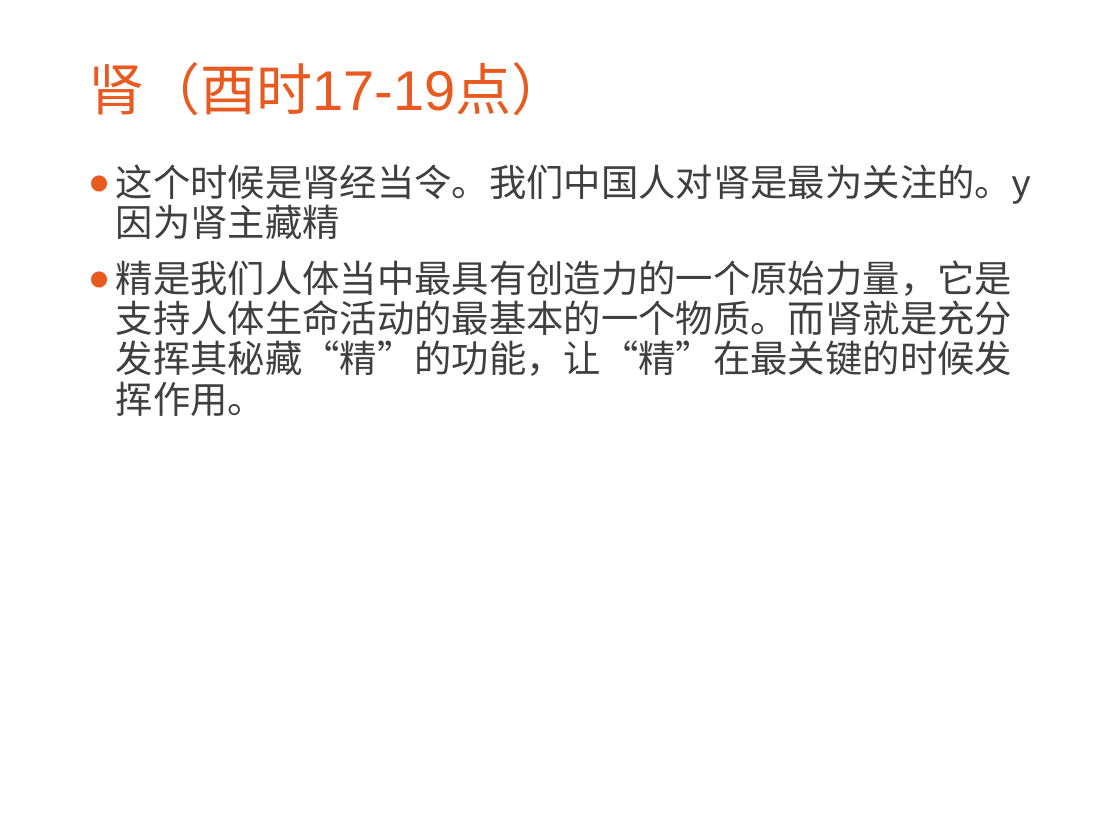
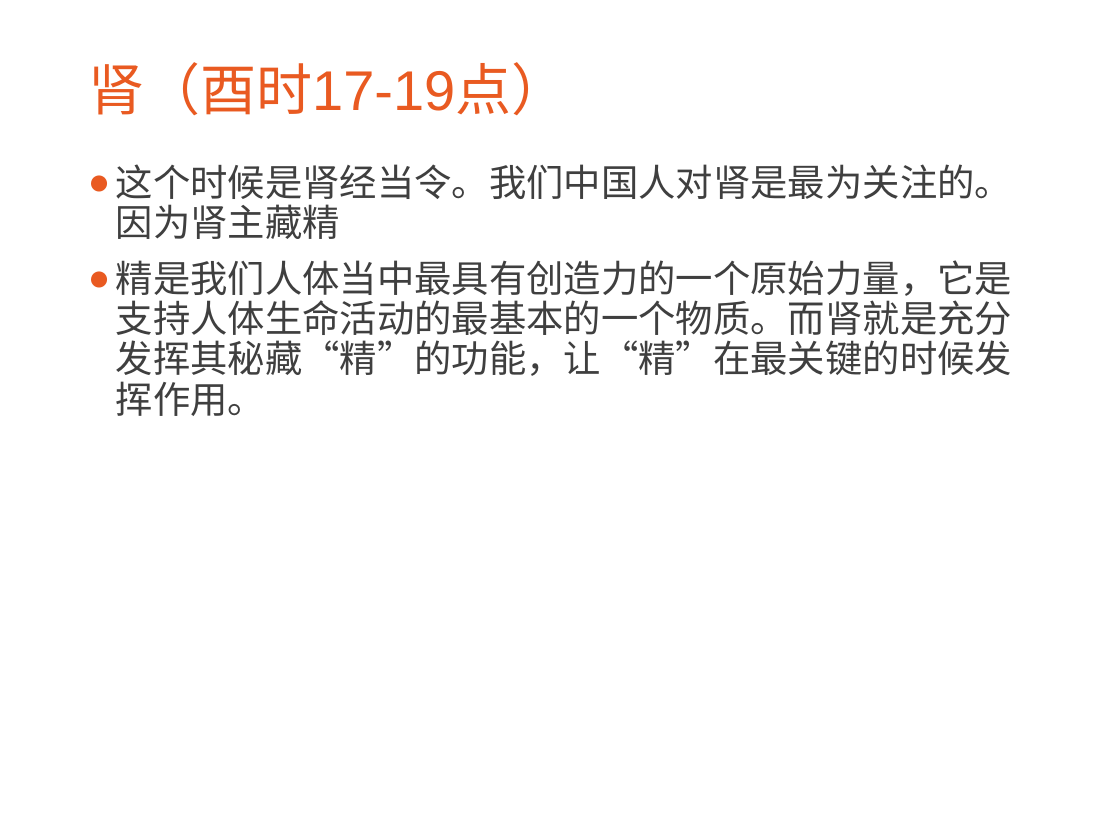
Before and after one commit to CatMan1994/file, a slide deck: slide 15 of 中医与养生分享会/中医与养生.ppt. Drawn at 1120x840 pixels with LibreOffice and Linux fonts; fonts in the diff are those of the drawing; background and template pictures are left out. Boxes give left, top, right and bottom in pixels: in the first picture for what was removed or moved away, otherwise in the second. Text is boxed around its words. In the diff, an @@ line names an element or a change of style, - is before the commit and + after.

```diff
--- a/中医与养生分享会/中医与养生.ppt
+++ b/中医与养生分享会/中医与养生.ppt
@@ text at (116, 164, 1012, 239): text changed @@
-● 这个时候是肾经当令。我们中国人对肾是最为关注的。y因为肾主藏精
+● 这个时候是肾经当令。我们中国人对肾是最为关注的。因为肾主藏精
```
Also in this commit, not shown: 4 other slides changed, 1 other file.
